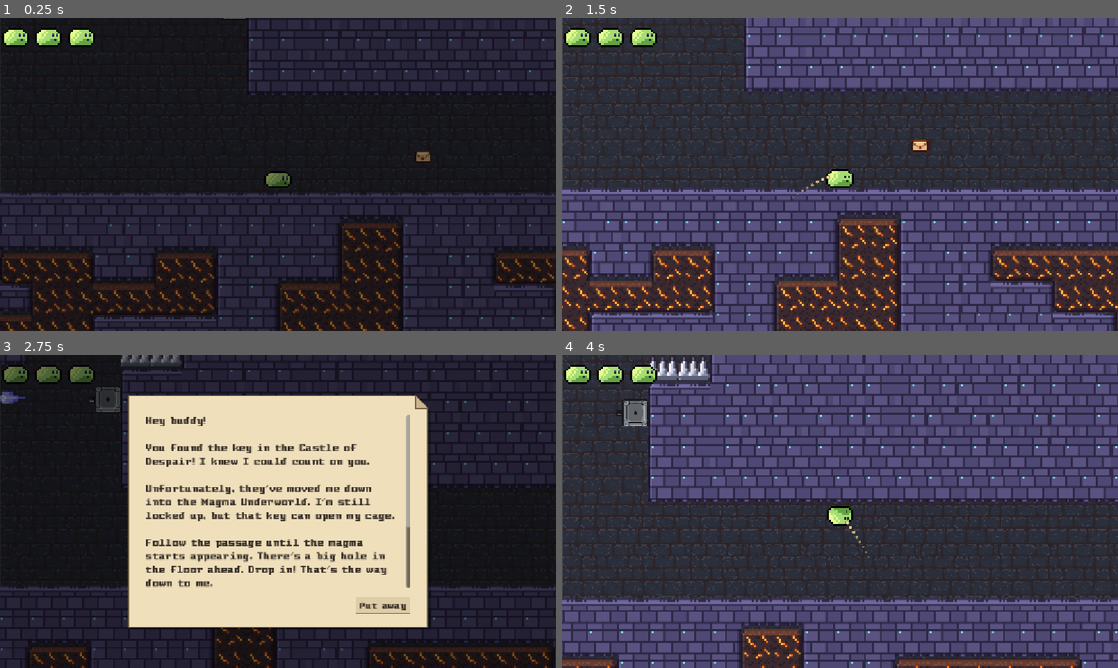
Above: before the commit, frames 1-4 (two rows, left to right).
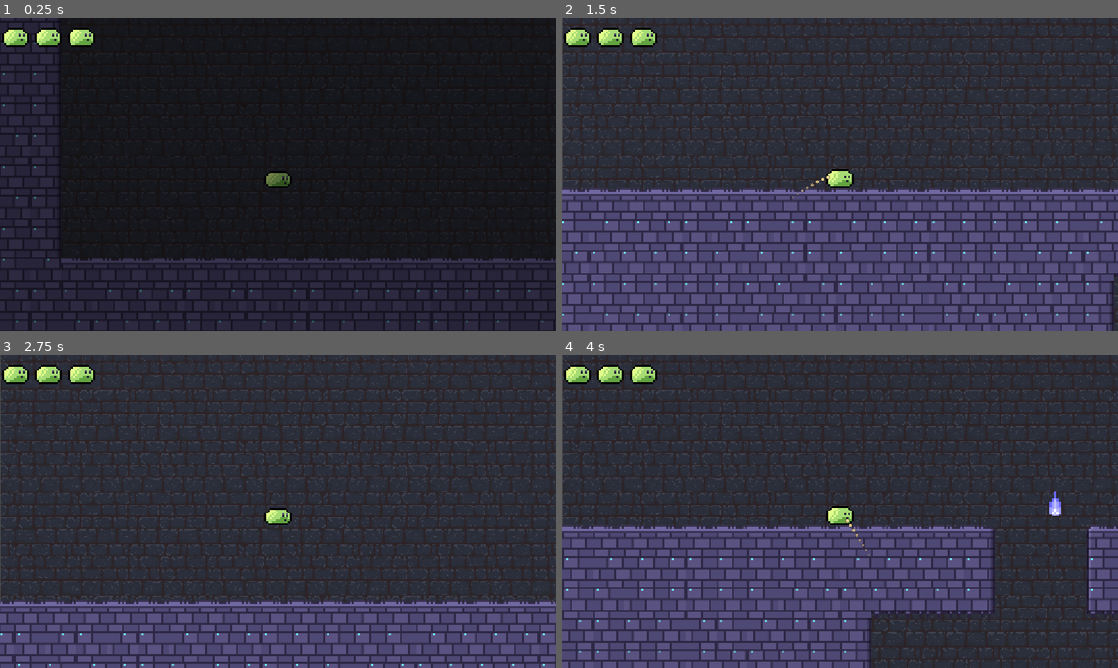
Above: after the commit, the same moments.

Repository: Trash-and-Co/bounce-back
Game: Godot game, scene res://scenes/levels/castleOfDespair/stage3EntranceToLavaDepths.tscn
Two runs of this game, one before a commit and one after it. Both use one fixed random seed, a clock stepped at 60 frames per second and the inputs below. This scene is started directly instead of the project's main scene.
Inputs (mouse positions are in pixels of both pictures, inside the frame that each line leads up to):
- Up to frame 1 (0.25 s): no input
- Up to frame 2 (1.5 s): move the mouse to (962, 158) at 0.52 s; click (962, 158) at 0.67 s; drag from (728, 190) to (917, 143) at 1.27 s
- Up to frame 3 (2.75 s): move the mouse to (333, 442) at 2.02 s; click (333, 442) at 2.17 s
- Up to frame 4 (4 s): click (945, 605) at 2.75 s, where only the run before the commit has a clickable "Put away"; drag from (812, 574) to (662, 370) at 3.52 s

The runs differ from the first frame. In frame 1, 36% of the frame differs, in the area x 0-100%, y 0-100%; in frame 2, 32%; in frame 3, 82%; in frame 4, 61%.

Commit message:
added stage 3 transitions, staeg 3 --> stage 1 of castle level is still required

Diff:
--- a/scenes/levels/castleOfDespair/stage3EntranceToLavaDepths.tscn
+++ b/scenes/levels/castleOfDespair/stage3EntranceToLavaDepths.tscn
@@ -22,7 +22,7 @@
 tile_set = ExtResource("1_s4jsk")
 
 [node name="Player" parent="." unique_id=2115439458 instance=ExtResource("2_6tc1s")]
-position = Vector2(6016, 2816)
+position = Vector2(578, 313)
 
 [node name="Background" parent="Player/Camera2D" parent_id_path=PackedInt32Array(2115439458, 1896346191) index="0" unique_id=417367645]
 position = Vector2(11.66626, -4.5)
@@ -269,7 +269,7 @@
 
 [node name="Letter" type="Sprite2D" parent="." unique_id=454720088]
 texture_filter = 1
-position = Vector2(6316, 2802)
+position = Vector2(6327.0005, 2802)
 scale = Vector2(3, 3)
 texture = ExtResource("9_nt01p")
 script = ExtResource("10_hyjvm")
--- a/scenes/levels/grassPlatues/stage3castleEntrance.tscn
+++ b/scenes/levels/grassPlatues/stage3castleEntrance.tscn
@@ -21,7 +21,7 @@
 tile_set = ExtResource("1_efood")
 
 [node name="Player" parent="." unique_id=2115439458 instance=ExtResource("2_vy105")]
-position = Vector2(576, 320)
+position = Vector2(563, 328)
 
 [node name="Background" parent="Player/Camera2D" parent_id_path=PackedInt32Array(2115439458, 1896346191) index="0" unique_id=417367645]
 position = Vector2(-5.222229, 5)
